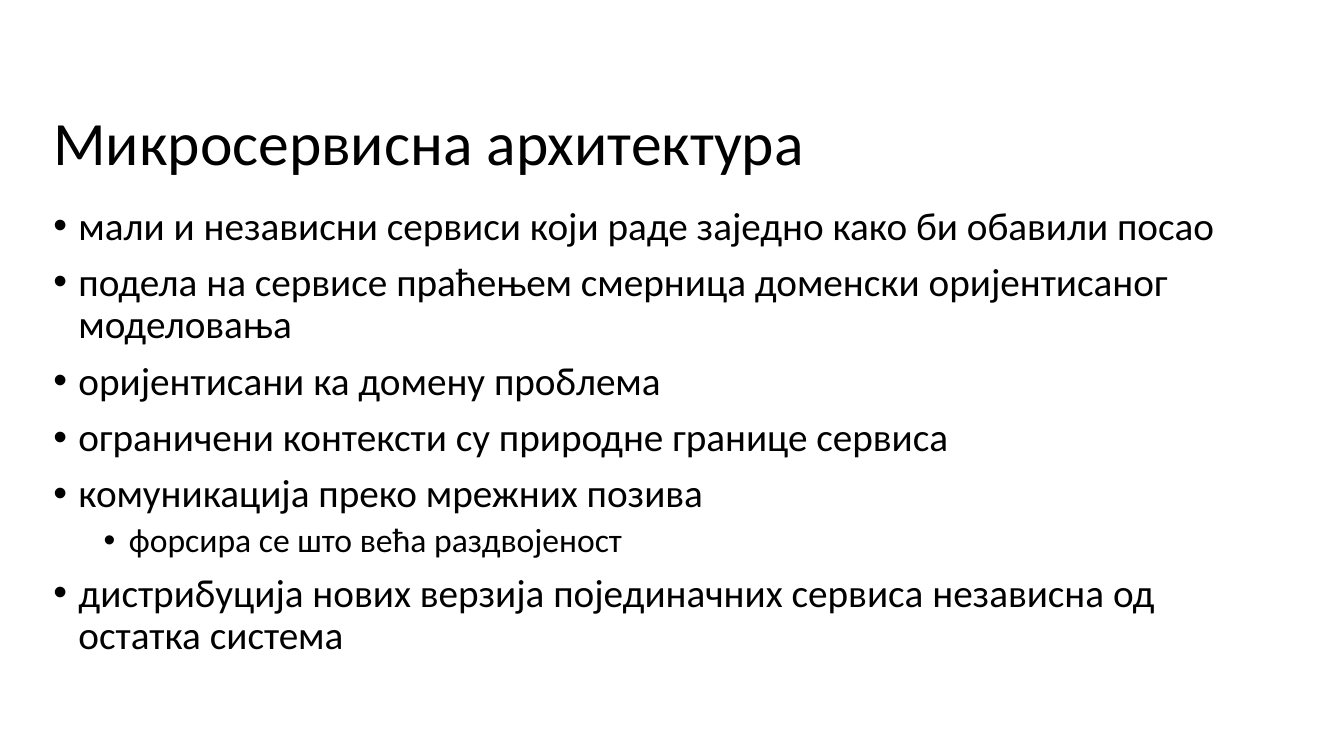
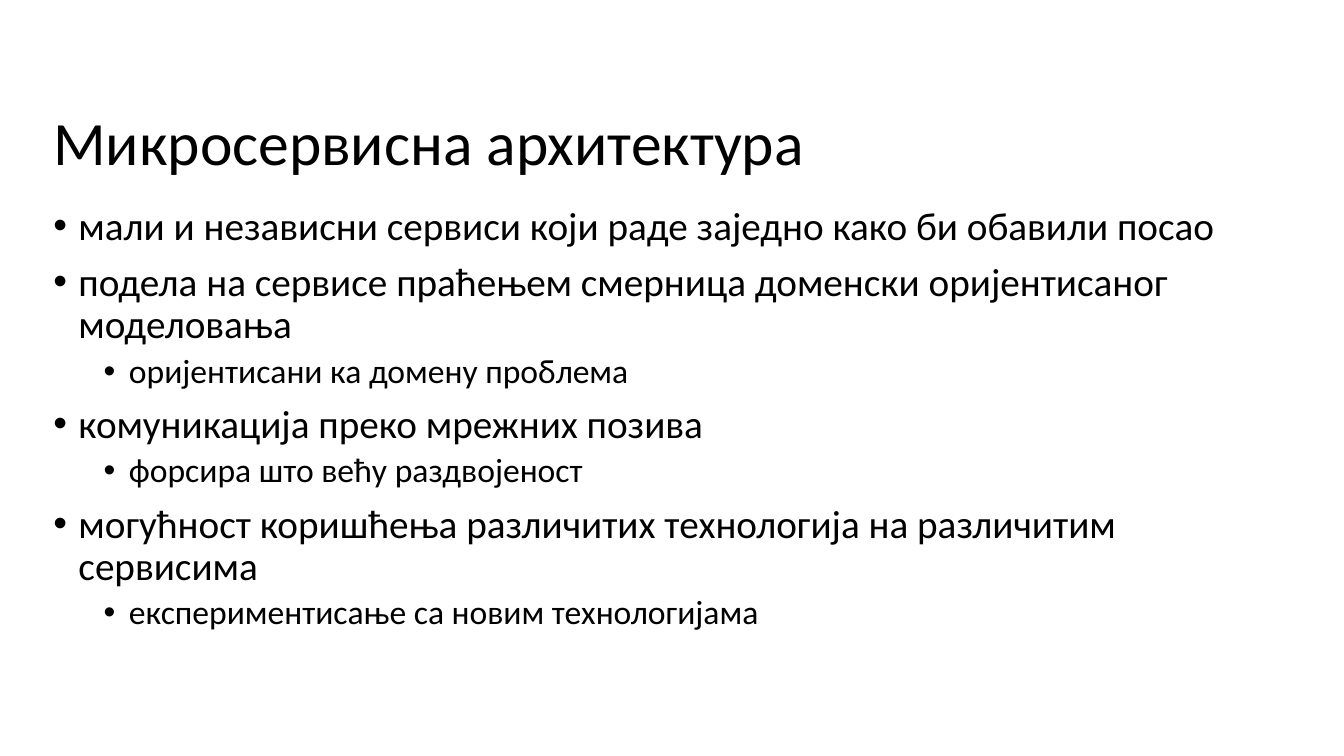
Before and after one commit to miki208/master-rad, a slide deck: slide 6 of slajdovi/master.pptx (slide 7 before the commit). Drawn at 1344x756 pixels with LibreOffice and Linux fonts; fonts in the diff are those of the drawing; background and template pictures are left out. Boxes give left, top, right and bottom in pixels: in the first picture for what was removed or moved away, otherwise in the second. Text is boxed around its words. In the diff, an @@ line names an element or a change of style, - is before the commit and + after.

Commit message:
Update pptx

```diff
--- a/slajdovi/master.pptx
+++ b/slajdovi/master.pptx
@@ text at box(129, 360, 628, 389): size 28 to 24 pt in "оријентисани ка домену проблема"; list level 1 to 2 in "оријентисани ка домену проблема" @@
@@ text at box(78, 432, 948, 458): paragraph removed @@
-• ограничени контексти су природне границе сервиса
@@ text at box(78, 458, 1116, 630): text changed; size 28 to 24 pt @@
-  • форсира се што већа раздвојеност
-• дистрибуција нових верзија појединачних сервиса независна од остатка система
+  • форсира што већу раздвојеност
+• могућност коришћења различитих технологија на различитим сервисима
+  • експериментисање са новим технологијама
```
Also in this commit, not shown: 6 other slides changed, 1 slide removed.
